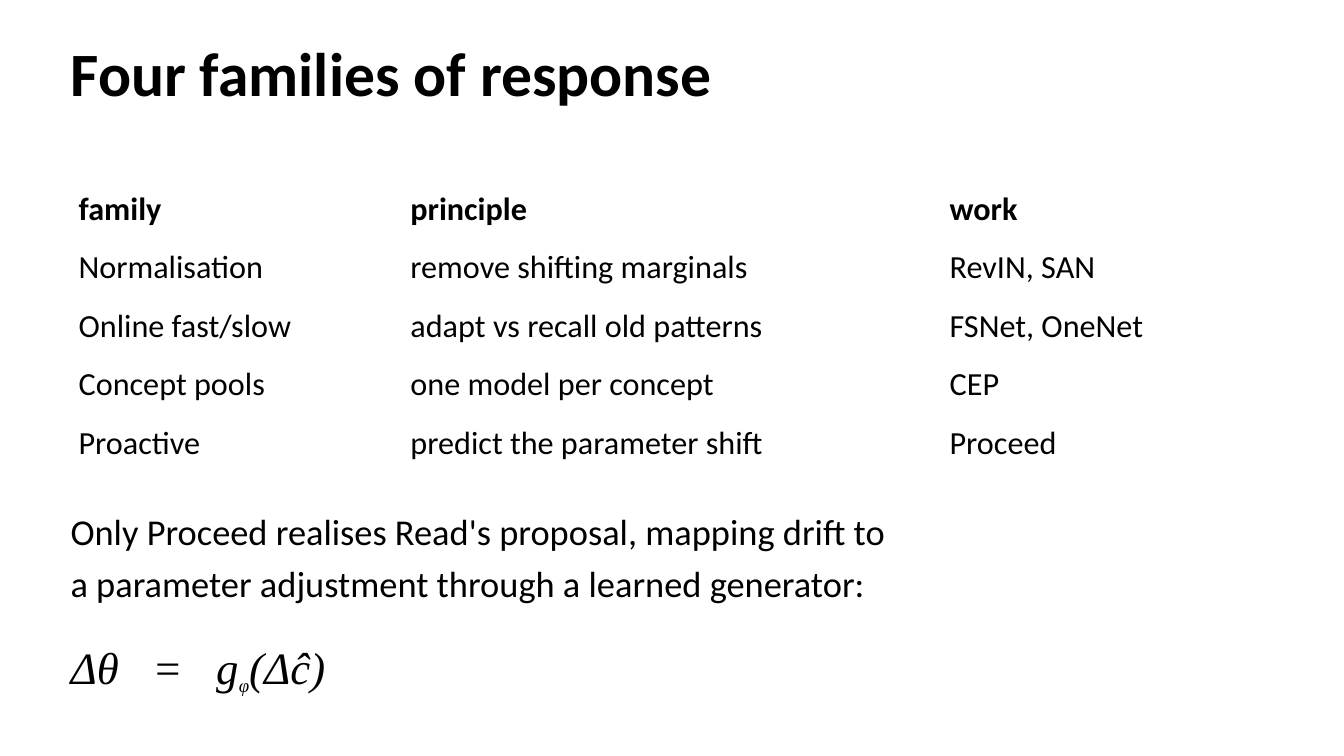
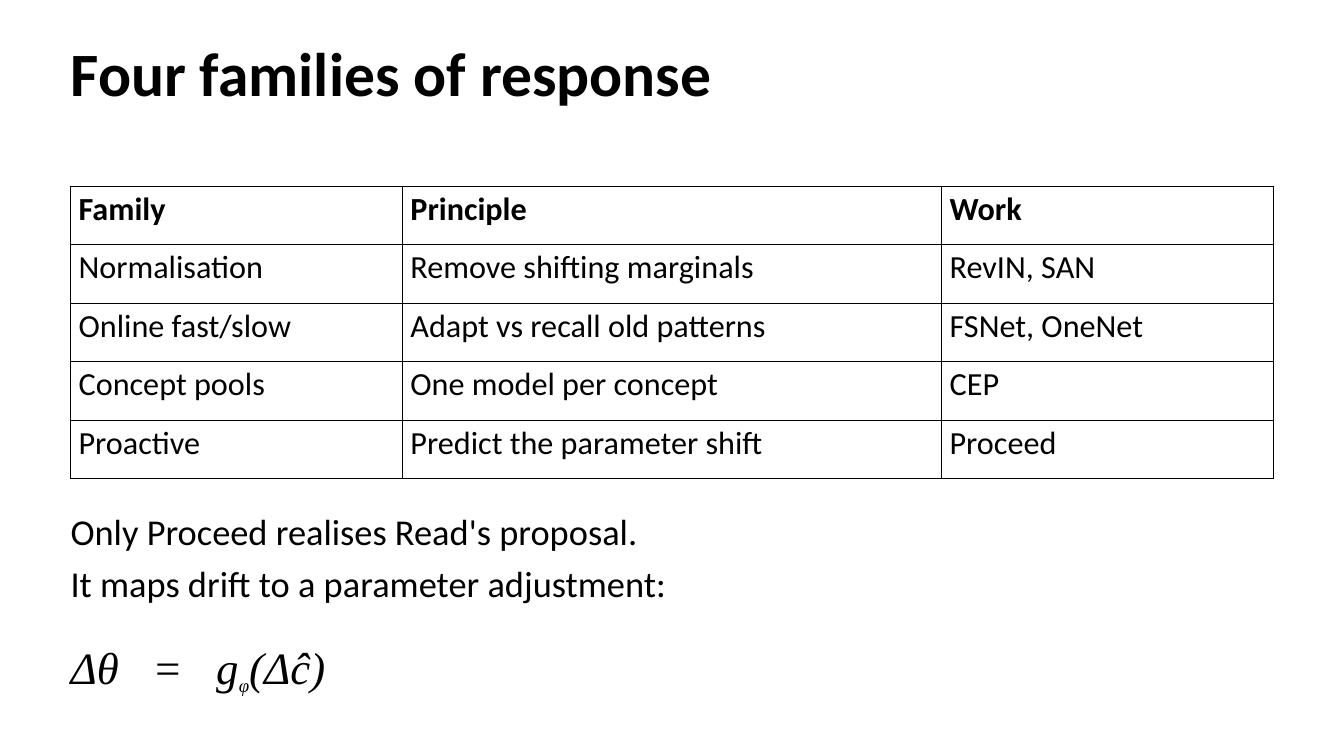
Before and after one commit to phuong0111/time-series-research, a slide deck: slide 22 of data-drift/seminar.pptx. Drawn at 1344x756 pixels with LibreOffice and Linux fonts; fonts in the diff are those of the drawing. Boxes give left, top, right and bottom in pixels: in the first picture for what was removed or moved away, otherwise in the second. Text is boxed around its words. In the diff, an @@ line names an element or a change of style, - is before the commit and + after.

```diff
--- a/data-drift/seminar.pptx
+++ b/data-drift/seminar.pptx
@@ table at (x1=71, y1=187, x2=1273, y2=479) @@
-row 1: family | principle | work
+row 1: Family | Principle | Work
-row 2, column 2: remove shifting marginals
+row 2, column 2: Remove shifting marginals
-row 3, column 2: adapt vs recall old patterns
+row 3, column 2: Adapt vs recall old patterns
-row 4, column 2: one model per concept
+row 4, column 2: One model per concept
-row 5, column 2: predict the parameter shift
+row 5, column 2: Predict the parameter shift
@@ borders changed @@
@@ text at (x1=71, y1=519, x2=666, y2=604): text changed @@
-Only Proceed realises Read's proposal, mapping drift to
-a parameter adjustment through a learned generator:
+Only Proceed realises Read's proposal.
+It maps drift to a parameter adjustment:
```
Also in this commit, not shown: 15 other slides changed, 1 other file.
